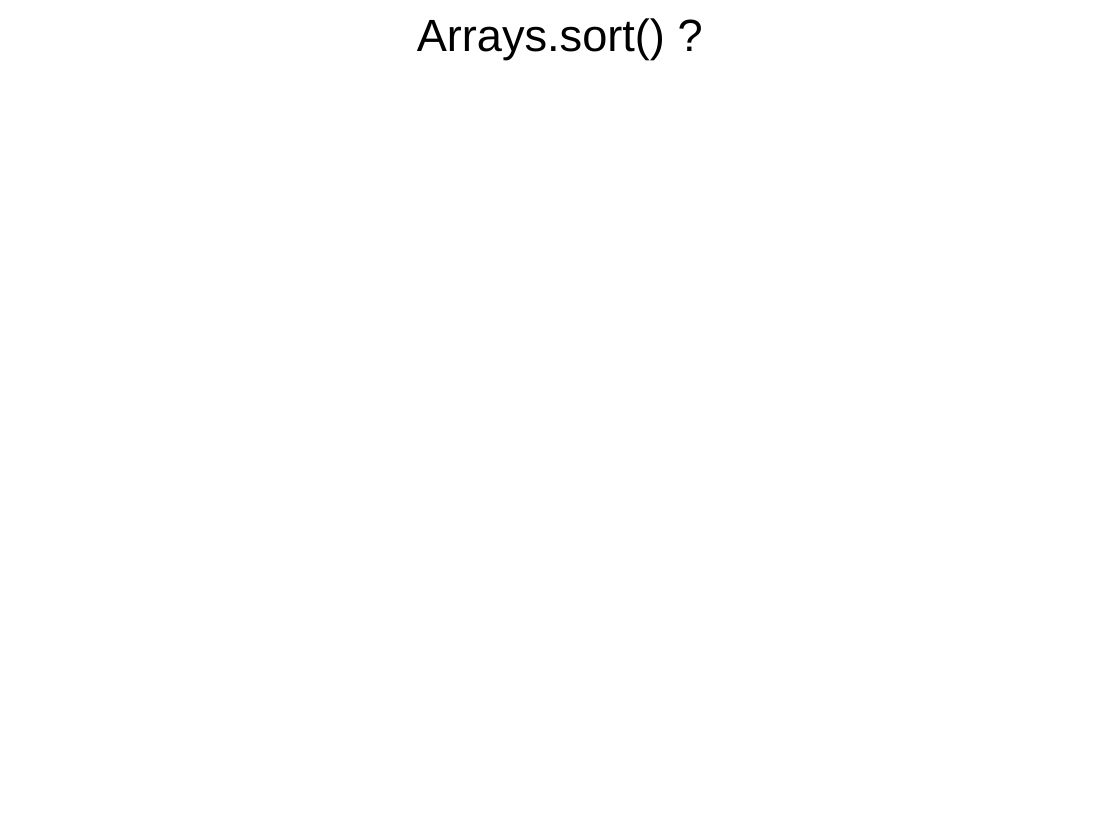
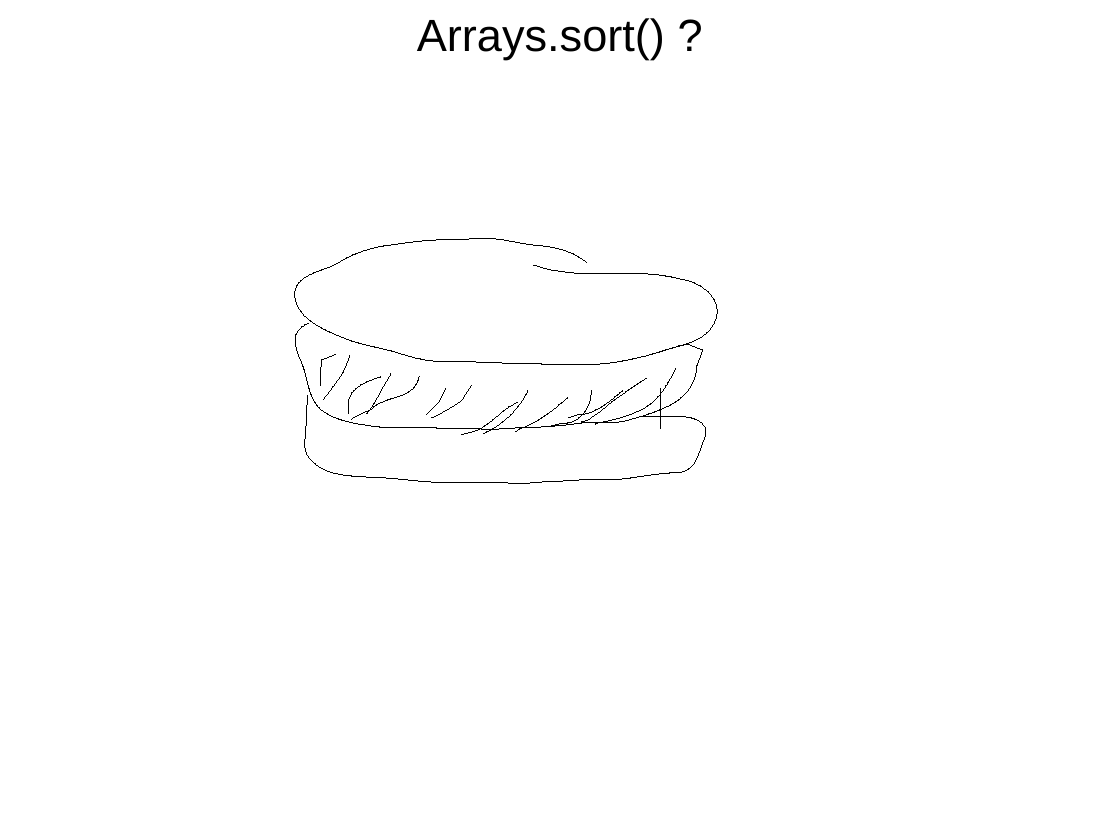
Before and after one commit to nitram509/preZENtations, a slide deck: slide 3 of vector-space-classification/sketch.odp. Drawn at 1120x840 pixels with LibreOffice and Linux fonts; fonts in the diff are those of the drawing. Boxes give left, top, right and bottom in pixels: in the first picture for what was removed or moved away, otherwise in the second. Text is boxed around its words. In the diff, an @@ line names an element or a change of style, - is before the commit and + after.

```diff
--- a/vector-space-classification/sketch.odp
+++ b/vector-space-classification/sketch.odp
@@ freeform shape added at <box>295,239,718,365</box>, outline #000000 0 pt @@
@@ freeform shape added at <box>295,323,702,429</box>, outline #000000 0 pt @@
@@ freeform shape added at <box>320,355,335,386</box>, outline #000000 0 pt @@
@@ freeform shape added at <box>323,356,350,399</box>, outline #000000 0 pt @@
@@ freeform shape added at <box>349,377,381,414</box>, outline #000000 0 pt @@
@@ freeform shape added at <box>352,377,420,420</box>, outline #000000 0 pt @@
@@ freeform shape added at <box>367,374,391,414</box>, outline #000000 0 pt @@
@@ freeform shape added at <box>426,388,445,415</box>, outline #000000 0 pt @@
@@ freeform shape added at <box>432,385,472,418</box>, outline #000000 0 pt @@
@@ freeform shape added at <box>581,378,646,422</box>, outline #000000 0 pt @@
@@ freeform shape added at <box>596,368,676,425</box>, outline #000000 0 pt @@
@@ freeform shape added at <box>661,388,661,429</box>, outline #000000 0 pt @@
@@ freeform shape added at <box>305,395,706,484</box>, outline #000000 0 pt @@
@@ freeform shape added at <box>461,402,518,435</box>, outline #000000 0 pt @@
@@ freeform shape added at <box>484,391,527,434</box>, outline #000000 0 pt @@
@@ freeform shape added at <box>515,398,567,432</box>, outline #000000 0 pt @@
@@ freeform shape added at <box>551,391,592,427</box>, outline #000000 0 pt @@
@@ freeform shape added at <box>569,391,623,418</box>, outline #000000 0 pt @@
```
Also in this commit, not shown: 3 other slides changed, 1 slide added, 2 slides removed, 5 other files.
